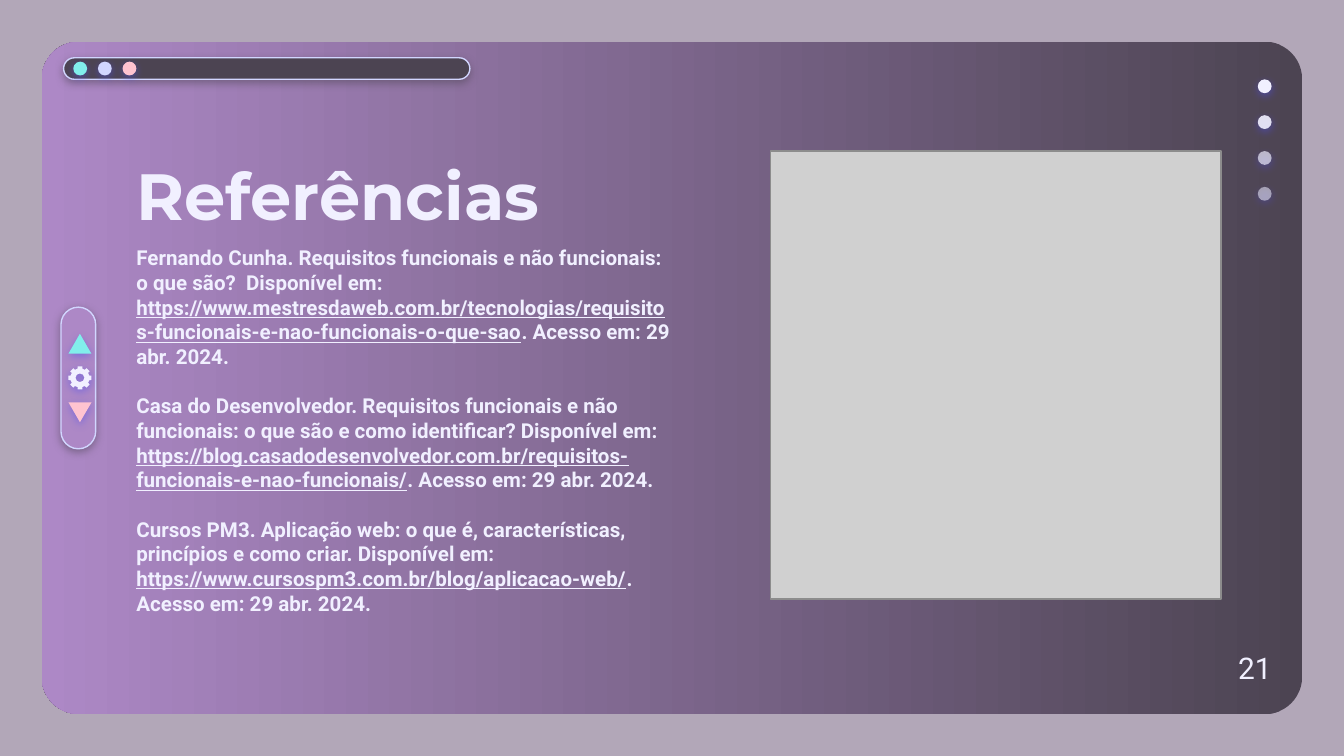
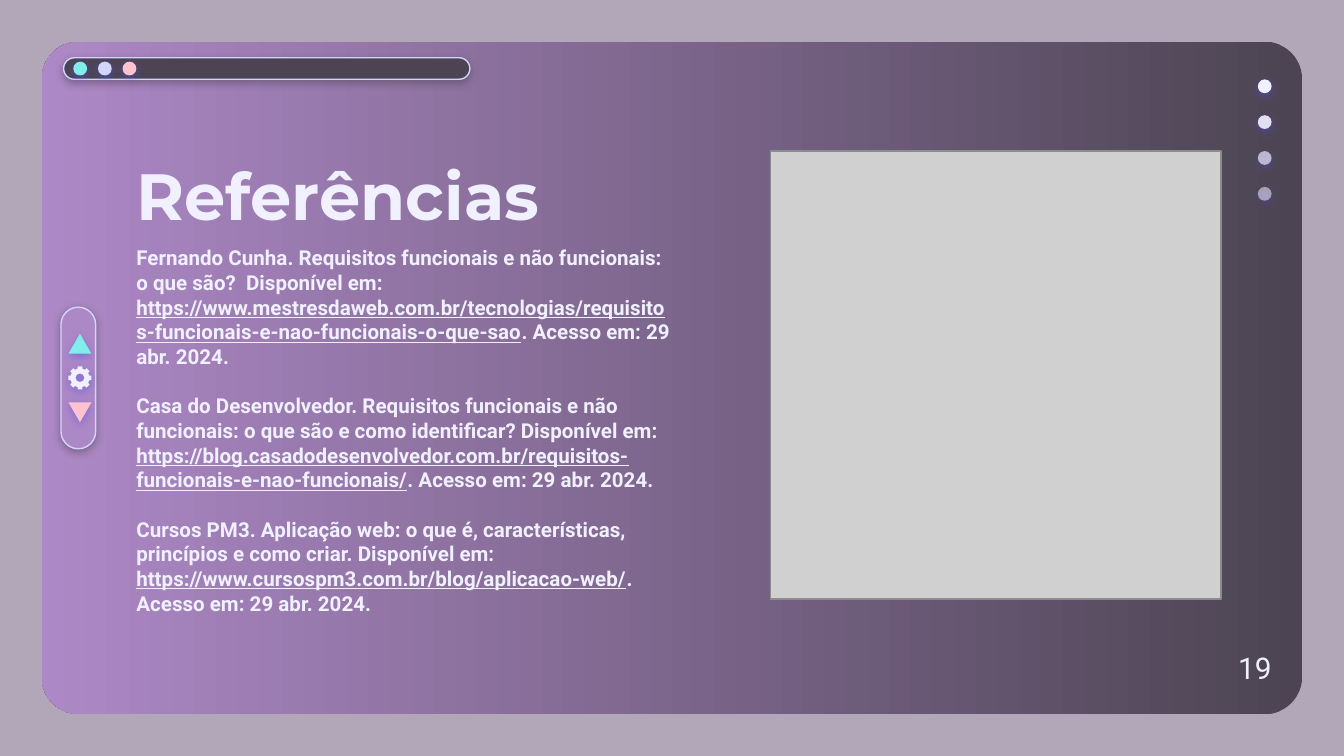
Before and after one commit to Localize-Jahu/Documentos, a slide deck: slide 19 of Apresentação/Localize Jahu - Apresentação.pptx (slide 18 before the commit). Drawn at 1344x756 pixels with LibreOffice and Linux fonts; fonts in the diff are those of the drawing; grey boxes stand for pictures. Boxes give left, top, right and bottom in pixels: in the first picture for what was removed or moved away, otherwise in the second. Text is boxed around its words. In the diff, an @@ line names an element or a change of style, - is before the commit and + after.

```diff
--- a/Apresentação/Localize Jahu - Apresentação.pptx
+++ b/Apresentação/Localize Jahu - Apresentação.pptx
@@ text at bbox=[1238, 657, 1271, 679]: text changed @@
-21
+19
```
Also in this commit, not shown: 11 other slides changed, 4 slides added, 3 slides removed.
